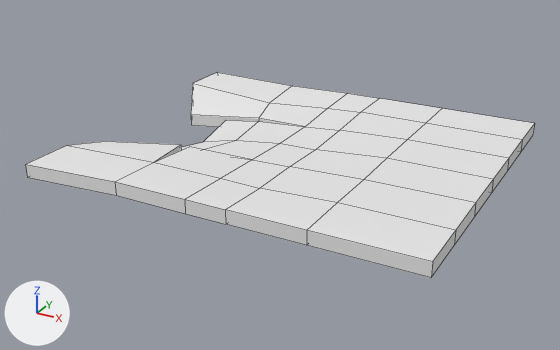
Before and after pictures for a commit that changed the OBJ model art/3D_Env/3D_Assets/3D_Models/Env_Models/4_Laboratory/FloorBrokenSideLaboratory.obj.
Before and after are seen from a 50 mm camera at (5.08, -9.68, 4.31) aimed at (-0.14, -0.2, -0.43). Lighting does not change. The marker at lower left points along +X, +Y and +Z. The first picture is the older version. Mesh edges are drawn as thin lines. Where no turn or scale is listed for an object, it has been applied to the vertices.

The first picture shows 'FloorBrokenSideLaboratory'.
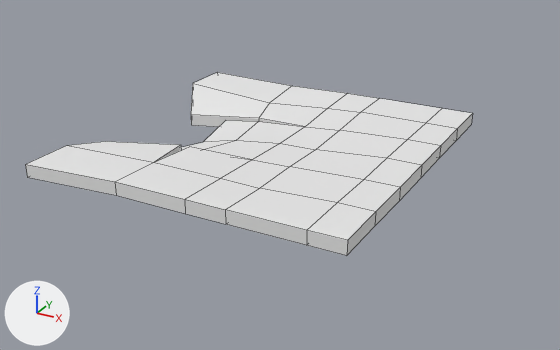
The newer file is also turned or shifted as a whole; pictures and numbers use the older file's frame.

Where the change shows, as pixel boxes [x1, y1, x2, y2] in the pictures (560 x 350 px; the box of a moved part takes in the faces that stretch with it):
'FloorBrokenSideLaboratory', reshaped (12% narrower, 11% shorter)
    before: [25, 72, 535, 278]
    after: [25, 72, 473, 256]
part 1 of me_floorbrokensidelaboratory, moved or reshaped
    before: [307, 108, 535, 278]
    after: [307, 108, 473, 256]

What changed in the scene script:
```text
Change me_floorbrokensidelaboratory:
    used by ob_floorbrokensidelaboratory; location = (0.0, 0.0, 0.0)
    remove me_floorbrokensidelaboratory.from_pydata(...)  # 94 vertices, 92 faces; spans x -3.0..3.0, y -2.5..2.5, z -0.45..0.1
    add me_floorbrokensidelaboratory.from_pydata(...)  # 94 vertices, 92 faces; spans x -3.0..2.0, y -2.5..2.5, z -0.45..0.1
    me_floorbrokensidelaboratory part 1: all 14 vertices in x 3.0, y -2.5..2.5, z -0.1..0.1 are moved by (-1.0, 0.0, 0.0)
```
